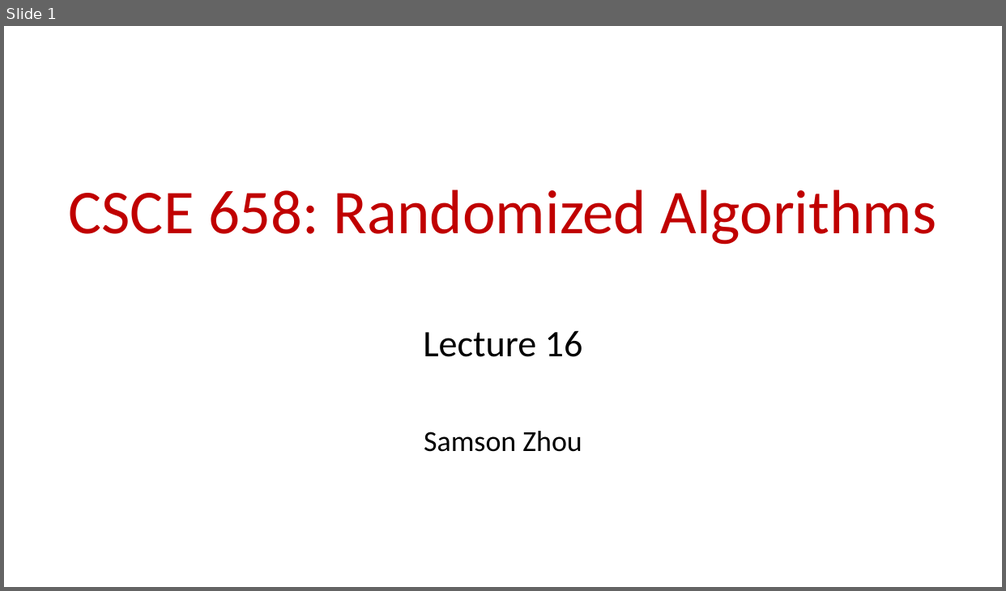
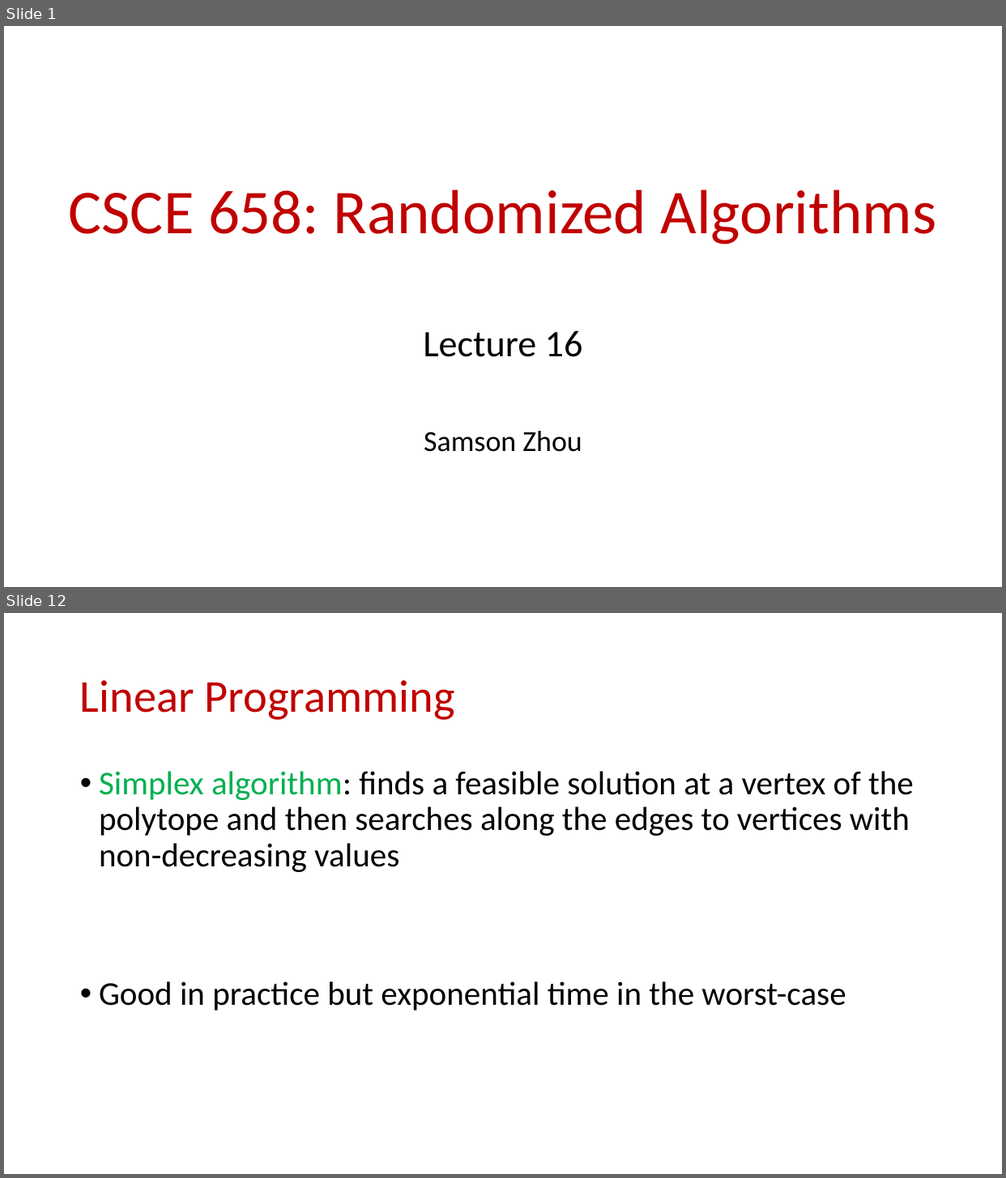
Before and after one commit to samsonzhou/samsonzhou.github.io, a slide deck: CSCE658-S24/L16.pptx. Shown one above the other, each under a label of ours: slide 1 before the commit, slides 1 and 12 after it; the slides between them are not shown. The pictures are 1006x591 and 1006x1178 pixels, drawn with LibreOffice and Linux fonts; fonts in the diff are those of the drawing. Boxes give left, top, right and bottom in pixels: in the first picture for what was removed or moved away, otherwise in the second. Text is boxed around its words. In the diff, an @@ line names an element or a change of style, - is before the commit and + after.

```diff
--- a/CSCE658-S24/L16.pptx
+++ b/CSCE658-S24/L16.pptx
@@ slide 12 added at bbox=[4, 613, 1002, 1174], background #FFFFFF @@
@@ title added at bbox=[80, 680, 455, 720], 44 pt, text #C00000 @@
+Linear Programming
@@ text added at bbox=[99, 771, 914, 1011], 32 pt, text #000000 @@
+• Simplex algorithm: finds a feasible solution at a vertex of the polytope and then searches along the edges to vertices with non-decreasing values
+• Good in practice but exponential time in the worst-case
```
Also in this commit, not shown: 6 slides changed, 25 other slides added.
